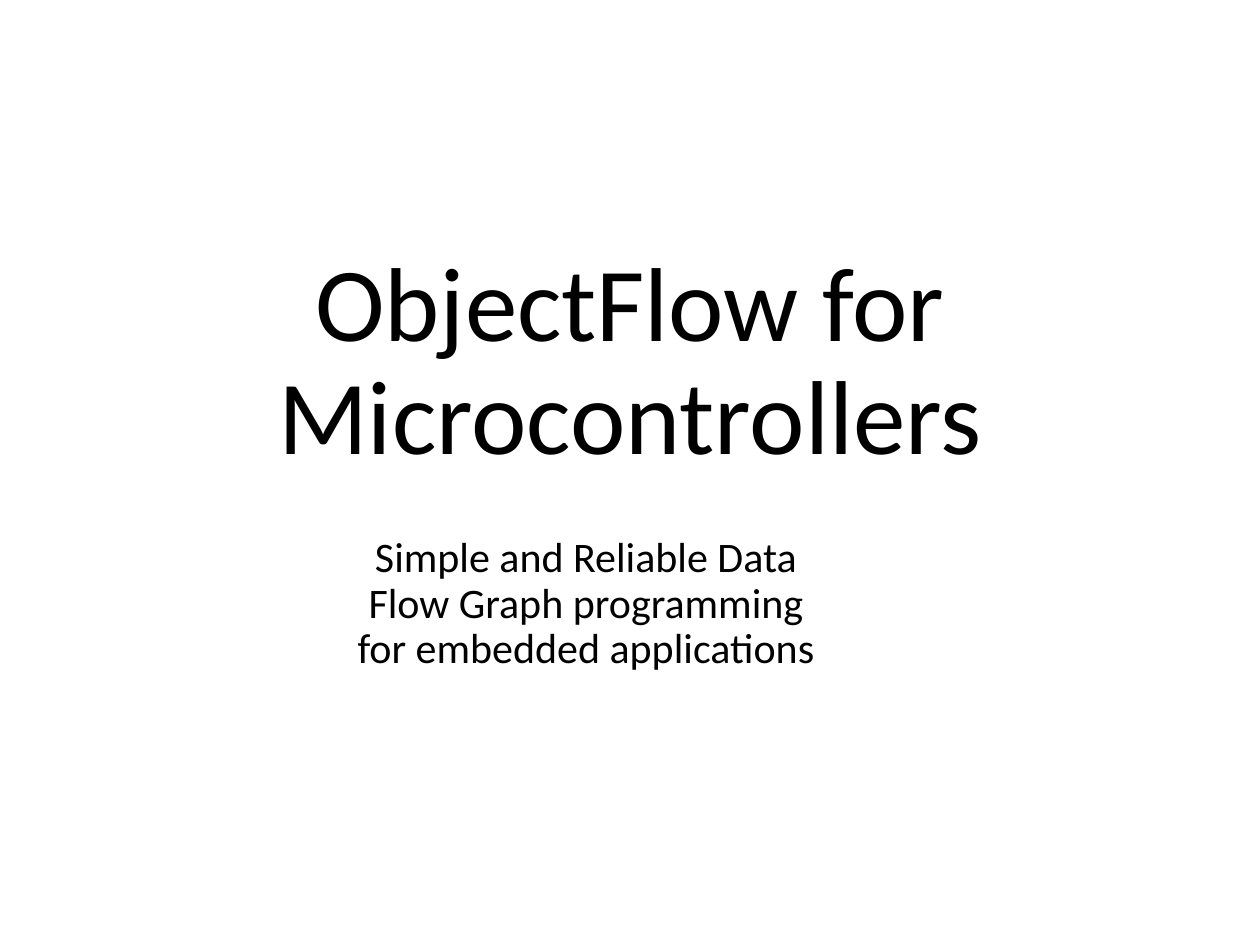
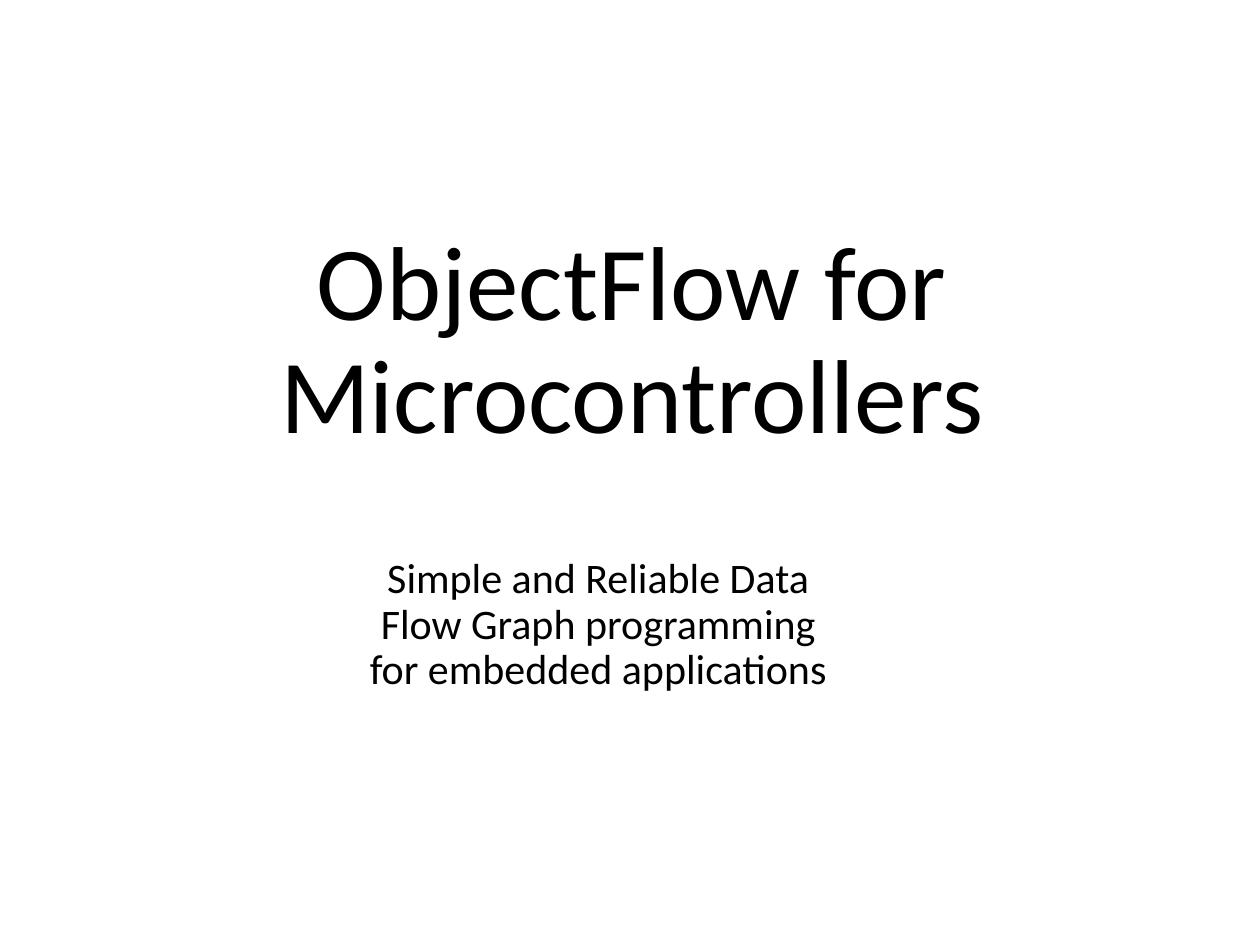
Before and after one commit to mjkoster/ObjectFlow, a slide deck: slide 1 of Documents/ObjectFlow.pptx. Drawn at 1260x945 pixels with LibreOffice and Linux fonts; fonts in the diff are those of the drawing. Boxes give left, top, right and bottom in pixels: in the first picture for what was removed or moved away, otherwise in the second. Text is boxed around its words. In the diff, an @@ line names an element or a change of style, - is before the commit and + after.

Commit message:
Experiments with UML graph rendering
Update slides

```diff
--- a/Documents/ObjectFlow.pptx
+++ b/Documents/ObjectFlow.pptx
@@ title "ObjectFlow for Microcontrollers" moved from (x1=278, y1=268, x2=981, y2=455) to (x1=280, y1=247, x2=983, y2=434) @@
@@ subtitle "Simple and Reliable Data Flow ..." moved from (x1=358, y1=542, x2=815, y2=670) to (x1=370, y1=563, x2=827, y2=691) @@
```
Also in this commit, not shown: 12 slides added, 1 slide removed, 5 other files.
